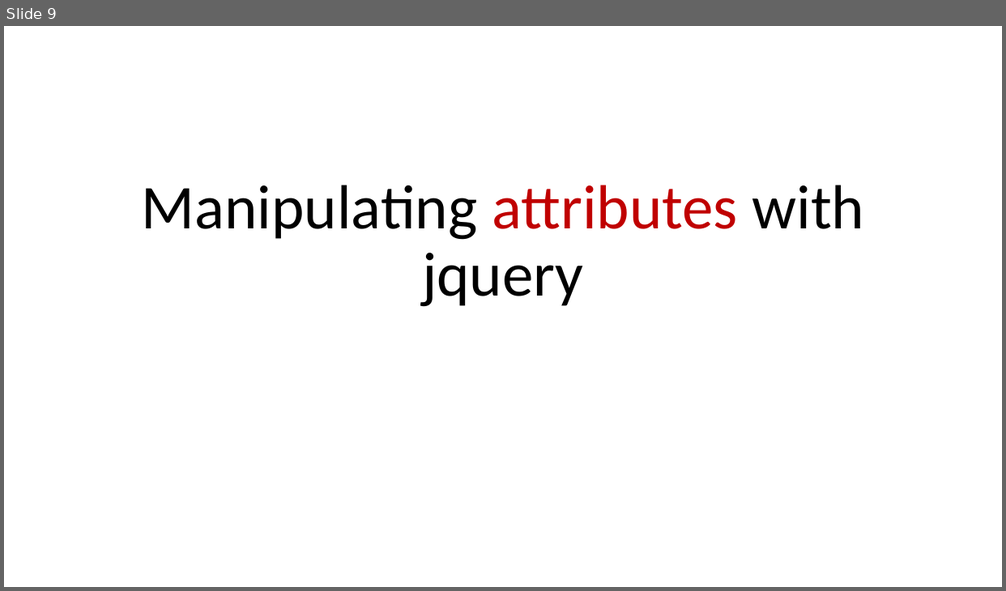
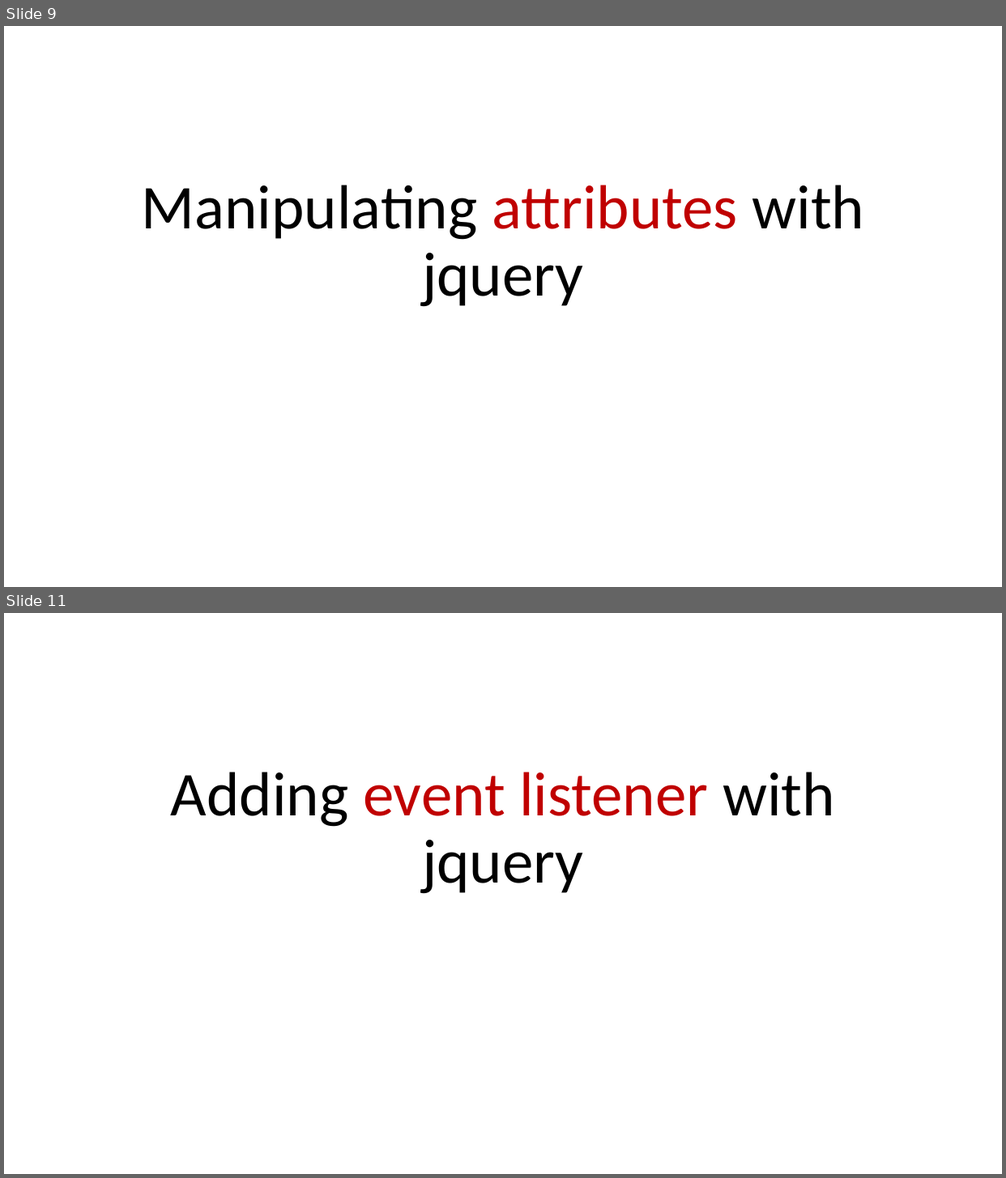
Before and after one commit to aroranishant8/WebDevelopment, a slide deck: Presentations/Section14_Jquery.pptx. Shown one above the other, each under a label of ours: slide 9 before the commit, slides 9 and 11 after it; the slides between them are not shown. The pictures are 1006x591 and 1006x1178 pixels, drawn with LibreOffice and Linux fonts; fonts in the diff are those of the drawing. Boxes give left, top, right and bottom in pixels: in the first picture for what was removed or moved away, otherwise in the second. Text is boxed around its words. In the diff, an @@ line names an element or a change of style, - is before the commit and + after.

```diff
--- a/Presentations/Section14_Jquery.pptx
+++ b/Presentations/Section14_Jquery.pptx
@@ slide 11 added at [4,613,1002,1174], background #FFFFFF @@
@@ title added at [171,772,835,894], 60 pt, text #000000 @@
+Adding event listener with jquery
```
Also in this commit, not shown: 3 other slides added, 2 other files.
